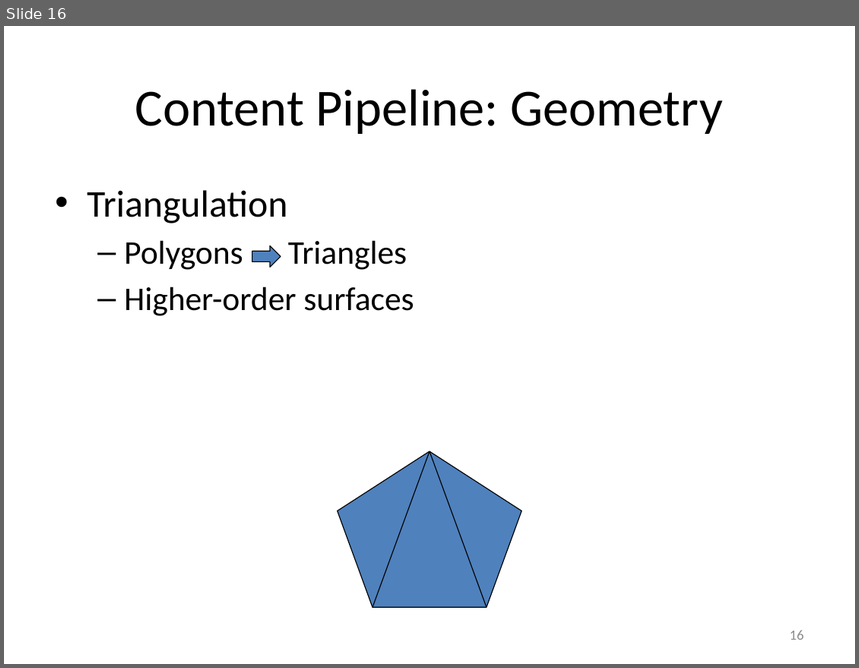
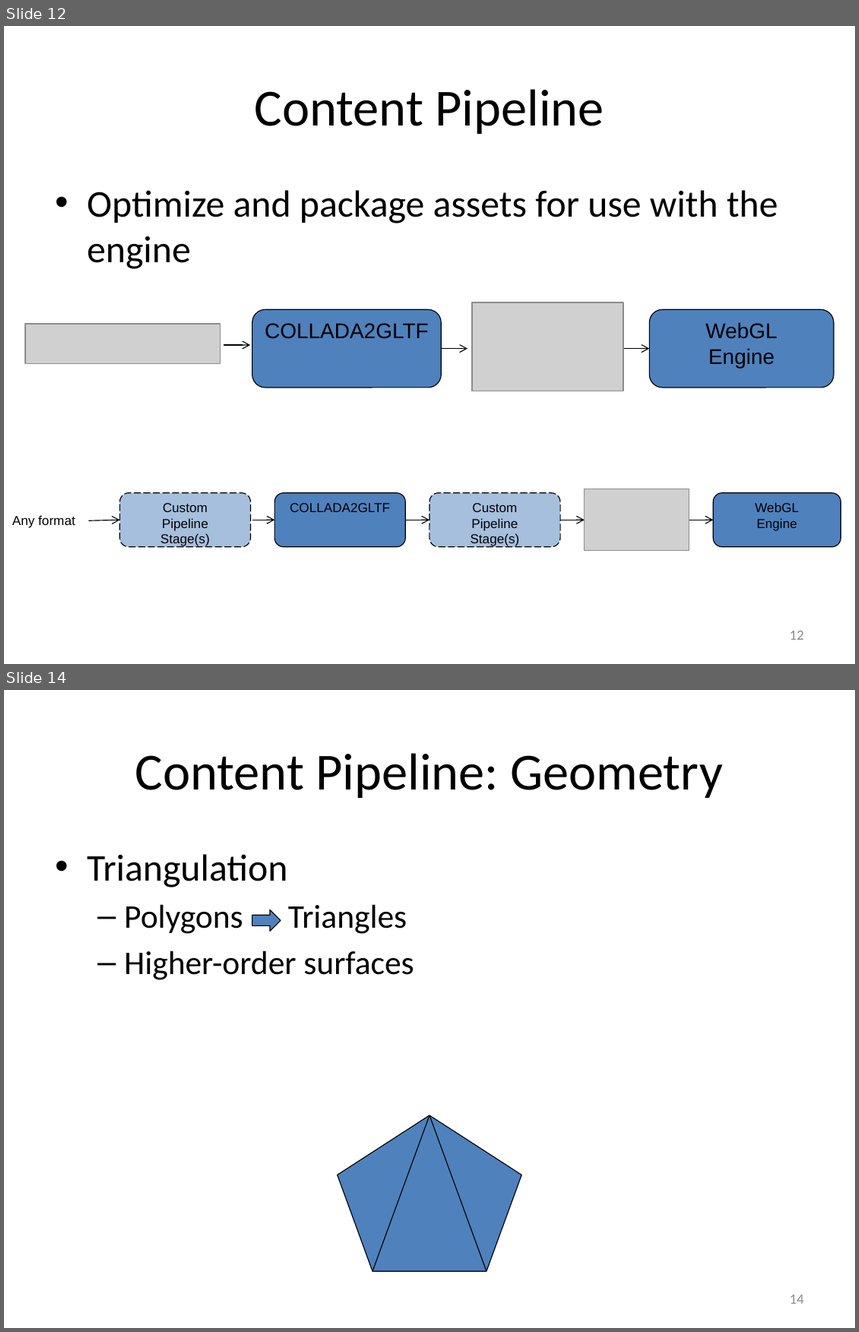
Before and after one commit to pjcozzi/Articles, a slide deck: WebGLContentPipeline/WebGLContentPipelineWithglTF.pptx. Shown one above the other, each under a label of ours: slide 16 before the commit, slides 12 and 14 after it; the slides between them are not shown. The pictures are 859x668 and 859x1332 pixels, drawn with LibreOffice and Linux fonts; fonts in the diff are those of the drawing; grey boxes stand for pictures. Boxes give left, top, right and bottom in pixels: in the first picture for what was removed or moved away, otherwise in the second. Text is boxed around its words. In the diff, an @@ line names an element or a change of style, - is before the commit and + after.

```diff
--- a/WebGLContentPipeline/WebGLContentPipelineWithglTF.pptx
+++ b/WebGLContentPipeline/WebGLContentPipelineWithglTF.pptx
@@ slide 12 added at (4,26,855,664), background #FFFFFF @@
@@ title added at (255,89,604,134), 44 pt, text #000000 @@
+Content Pipeline
@@ text added at (87,190,778,269), 32 pt, text #000000 @@
+• Optimize and package assets for use with the engine
@@ rounded rectangle added at (253,309,442,388), fill #4F81BD, outline #000000 0.75 pt, 18 pt, text #000000 @@
+COLLADA2GLTF
@@ picture added at (472,303,623,391) @@
@@ rounded rectangle added at (649,309,834,388), fill #4F81BD, outline #000000 0.75 pt, 18 pt, text #000000 @@
+WebGL
+Engine
@@ picture added at (25,324,220,364) @@
@@ arrow added from (224, 345) to (250, 345), #000000 0.75 pt @@
@@ arrow added from (442, 348) to (468, 348), #000000 0.75 pt @@
@@ arrow added from (623, 348) to (649, 348), #000000 0.75 pt @@
@@ rounded rectangle added at (120,493,251,547), fill #4F81BD at 50% opacity, outline #000000 0.75 pt dashed, 11 pt, text #000000 @@
+Custom
+Pipeline
+Stage(s)
@@ rounded rectangle added at (275,493,406,547), fill #4F81BD, outline #000000 0.75 pt, 11 pt, text #000000 @@
+COLLADA2GLTF
@@ rounded rectangle added at (430,493,560,547), fill #4F81BD at 50% opacity, outline #000000 0.75 pt dashed, 11 pt, text #000000 @@
+Custom
+Pipeline
+Stage(s)
@@ picture added at (585,490,690,551) @@
@@ rounded rectangle added at (713,493,841,547), fill #4F81BD, outline #000000 0.75 pt, 11 pt, text #000000 @@
+WebGL
+Engine
@@ text added at (12,515,75,528), 11 pt, text #000000 @@
+Any format
@@ arrow added from (88, 522) to (120, 521), #000000 0.75 pt @@
@@ arrow added from (253, 521) to (275, 521), #000000 0.75 pt @@
@@ arrow added from (406, 521) to (430, 521), #000000 0.75 pt @@
@@ arrow added from (560, 521) to (585, 521), #000000 0.75 pt @@
@@ arrow added from (690, 521) to (713, 521), #000000 0.75 pt @@
@@ page number added at (790,631,804,640), 12 pt, text #8C8C8C @@
+12
@@ what was slide 16 is now slide 14 @@
@@ page number at (790,1295,804,1304): text changed @@
-16
+14
```
Also in this commit, not shown: 6 slides changed, 2 slides removed.
